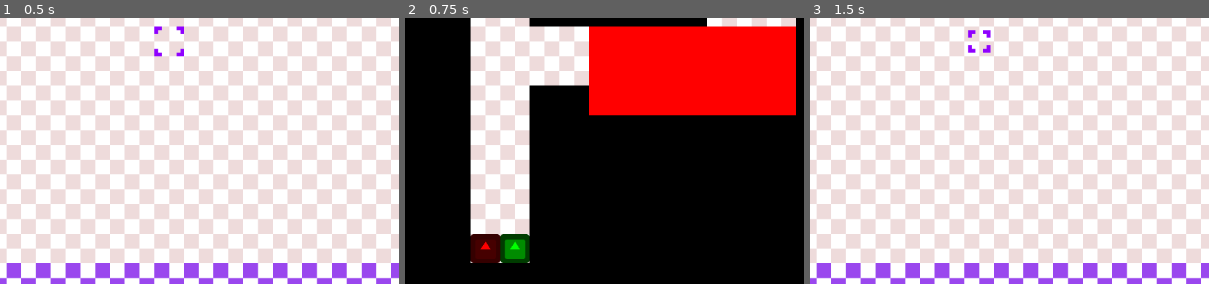
Above: before the commit, frames 1-3 (left to right).
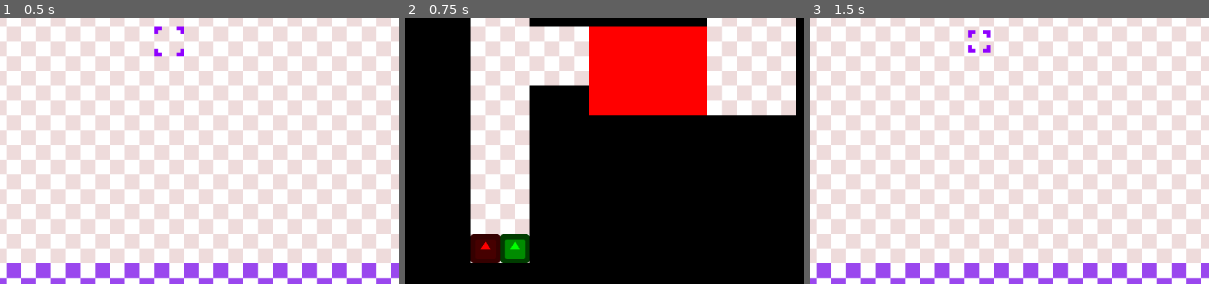
Above: after the commit, the same moments.

Repository: WIT-SCDS-F22-GAME-COOP/Zombie-Game
Game: Godot game, scene res://TSCN/Menu.tscn
Same seed, same stepped clock (60 frames per second), same inputs: the game is played once before the commit and once after it. The engine's default icon, where the game draws it, is replaced by a stand-in: a white triangle on a blue panel in a dark square.
Inputs:
- Up to frame 1 (0.5 s): no input
- Up to frame 2 (0.75 s): click "start" at 0.5 s
- Up to frame 3 (1.5 s): click "BACK TO MENU" at 1.25 s
The pictures show only the part of the screen within x 14-64%, y 48-98%; the shares and areas given below are measured in that part.

Frame 1 is identical in both runs. In frame 2, 7.5% of the frame differs, in the area x 75-98%, y 3-37%; in frame 3, nothing differs.

Commit message:
Bug fixes, level updates, win state
Can no longer place tiles while game is in progress. Small adjustments to level 1 and 2. Win graphic appears when a level is won.

Diff:
--- a/Scripts/Character.gd
+++ b/Scripts/Character.gd
@@ -20,17 +20,10 @@
 	# Do not leave active after game timer implemented
 	# Mapped to R button, walks
 	if Input.is_action_just_pressed("debug_input"):
-		use_tile(current_tile)
-		if (move_direction == -1):
-			direction = walk(direction)
-		else:
-			# direction = walk(move_direction)
-			walk(move_direction)
-			move_direction = -1
+		tick()
 	# Mapped to T button, turns right
-	if Input.is_action_just_pressed("debug_input2"):
-		direction = Tiles.turn(direction, true)
-		# print(current_tile)
+#	if Input.is_action_just_pressed("debug_input2"):
+#		direction = Tiles.turn(direction, true)
 
 	# Update with any new level attributes added
 	if Input.is_action_just_pressed("reset_level") && starting_pos != Vector2(0,0):
@@ -39,6 +32,14 @@
 		direction = initial_direction
 		move_direction = -1
 
+func tick():
+	use_tile(current_tile)
+	if (move_direction == -1):
+		direction = walk(direction)
+	else:
+		# direction = walk(move_direction)
+		walk(move_direction)
+		move_direction = -1
 
 # Current facing direction. 0 Up, 1 right, 2 down, 3 left
 func walk(x):
--- a/Scripts/Menu.gd
+++ b/Scripts/Menu.gd
@@ -1,7 +1,7 @@
 extends Node
 
 # Change as levels are added
-var last_level = 5
+var last_level = 6
 
 var current_button = 0
 
--- a/Scripts/World.gd
+++ b/Scripts/World.gd
@@ -19,17 +19,32 @@
 		_on_Button_pressed()
 
 	if Input.is_action_just_pressed("select"):
-		if ($ActionTile.get_cell($Cursor.tile_position.x, $Cursor.tile_position.y) != -1):
+		if ($ActionTile.get_cell($Cursor.tile_position.x, $Cursor.tile_position.y) != -1 && initial_pos_check()):
 			selected_tile_pos = $Cursor.tile_position
 			selected_tile = $ActionTile.get_cell($Cursor.tile_position.x, $Cursor.tile_position.y)
 			$SelectedCursor.position = $Cursor.position
-		elif (selected_tile != -1 && $TileMap.get_cell($Cursor.tile_position.x, $Cursor.tile_position.y) == 1):
+		elif (selected_tile != -1 && $TileMap.get_cell($Cursor.tile_position.x, $Cursor.tile_position.y) == 1 && initial_pos_check()):
 			$ActionTile.set_cell($Cursor.tile_position.x, $Cursor.tile_position.y, selected_tile, false,false,false, Vector2(0,0))
 			$ActionTile.set_cell(selected_tile_pos.x, selected_tile_pos.y, -1, false,false,false, Vector2(0,0))
 			selected_tile = -1
 			$SelectedCursor.position = Vector2(-256,0)
 
 	pass_tile()
+
+	if (Global.points >= 2):
+		$WinGraphic.visible = true
+	else:
+		$WinGraphic.visible = false
+
+
+func initial_pos_check():
+	if $Red.position == $Red.starting_pos && $Red.direction == $Red.initial_direction:
+		if $Green.position == $Green.starting_pos && $Green.direction == $Green.initial_direction:
+			return true
+		else:
+			return false
+	else:
+		return false
 
 
 func level_specific():
@@ -38,19 +53,22 @@
 			$Red.position = Vector2(6*64+32,16*64+32)
 			$Green.position = Vector2(7*64+32,16*64+32)
 		2:
+			$Red.position = Vector2(6*64+32,16*64+32)
+			$Green.position = Vector2(7*64+32,16*64+32)
+		3:
 			$Red.position = Vector2(16*64+32,16*64+32)
 			$Green.position = Vector2(15*64+32,16*64+32)
-		3:
+		4:
 			$Red.position = Vector2(2*64+32,8*64+32)
 			$Green.position = Vector2(1*64+32,8*64+32)
 			$Red.initial_direction = 1
 			$Green.initial_direction = 1
-		4:
+		5:
 			$Red.position = Vector2(2*64+32,6*64+32)
 			$Green.position = Vector2(1*64+32,6*64+32)
 			$Red.initial_direction = 1
 			$Green.initial_direction = 1
-		5:
+		6:
 			$Red.position = Vector2(1*64+32,2*64+32)
 			$Green.position = Vector2(14*64+32,2*64+32)
 			$Red.initial_direction = 1
--- a/TSCN/World.tscn
+++ b/TSCN/World.tscn
@@ -6,6 +6,7 @@
 [ext_resource path="res://TSCN/Character.tscn" type="PackedScene" id=4]
 [ext_resource path="res://Graphics/cursor.png" type="Texture" id=5]
 [ext_resource path="res://Graphics/placeholder_tiles2.png" type="Texture" id=6]
+[ext_resource path="res://Graphics/win.png" type="Texture" id=7]
 
 [sub_resource type="TileSet" id=10]
 0/name = "placeholder_tiles.png 0"
@@ -346,6 +347,7 @@
 modulate = Color( 0.0470588, 0.662745, 0.490196, 1 )
 position = Vector2( -256, 0 )
 frames = SubResource( 8 )
+frame = 1
 playing = true
 
 [node name="MarginContainer" type="MarginContainer" parent="."]
@@ -371,6 +373,13 @@
 autowrap = true
 clip_text = true
 
+[node name="WinGraphic" type="Sprite" parent="."]
+visible = false
+position = Vector2( 608, 570 )
+scale = Vector2( 2.184, 2.184 )
+z_index = 5
+texture = ExtResource( 7 )
+
 [connection signal="pressed" from="Button" to="." method="_on_Button_pressed"]
 [connection signal="area_entered" from="Button/Area2D" to="." method="_Back_Button_Entered"]
 [connection signal="area_exited" from="Button/Area2D" to="." method="_Back_Button_Left"]
--- a/project.godot
+++ b/project.godot
@@ -19,11 +19,16 @@
 Tiles="*res://Scripts/Tile_Functions.gd"
 Global="*res://Scripts/Global.gd"
 
+[debug]
+
+settings/fps/force_fps=60
+
 [display]
 
 window/size/width=1152
 window/size/height=768
 window/size/resizable=false
+window/vsync/use_vsync=false
 
 [gui]
 
Binary file added: Graphics/win.png
Not shown, added: Graphics/win.png.import
Binary file changed: Levels/1.png
Binary file changed: Levels/2.png
Binary file changed: Levels/3.png
Binary file changed: Levels/4.png
Binary file changed: Levels/5.png
Binary file added: Levels/6.png
Not shown, added: Levels/6.png.import
Not shown: 1 places in TSCN/World.tscn that only renumber resources
